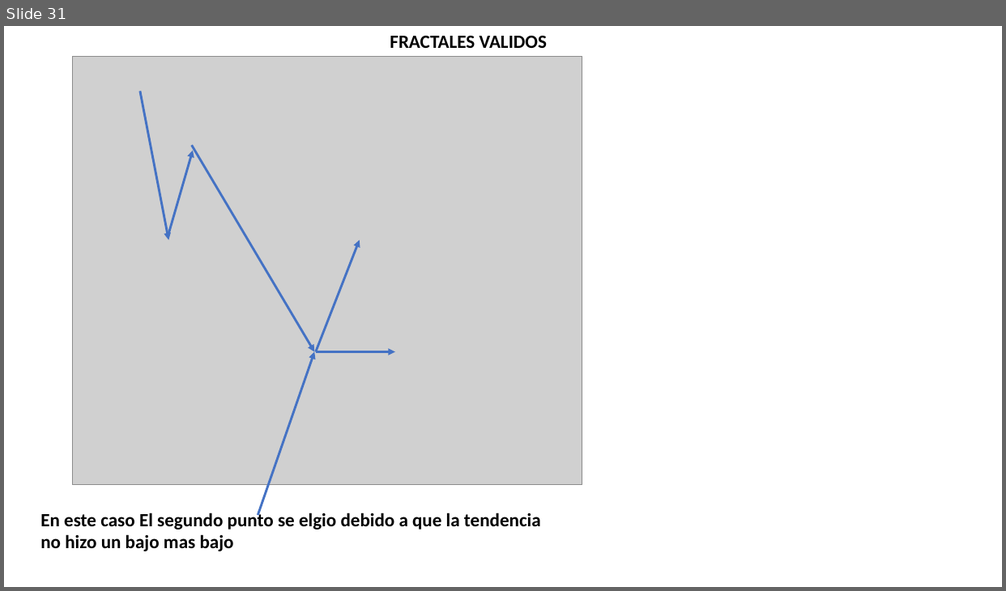
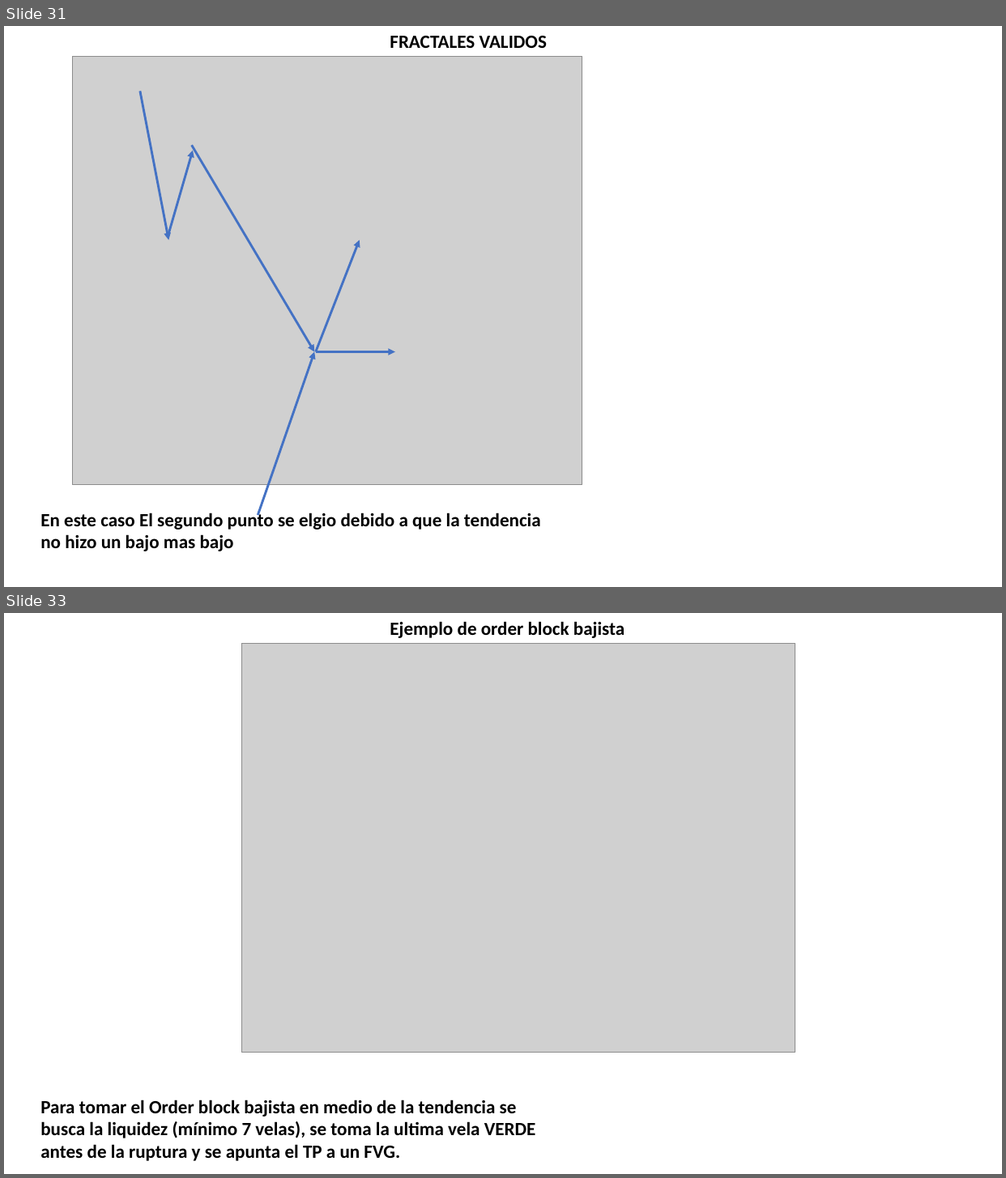
Before and after one commit to Edd1eware/Yields_Academy, a slide deck: Manual_YIELDS_ACADEMY.pptx. Shown one above the other, each under a label of ours: slide 31 before the commit, slides 31 and 33 after it; the slides between them are not shown. The pictures are 1006x591 and 1006x1178 pixels, drawn with LibreOffice and Linux fonts; fonts in the diff are those of the drawing; grey boxes stand for pictures. Boxes give left, top, right and bottom in pixels: in the first picture for what was removed or moved away, otherwise in the second. Text is boxed around its words. In the diff, an @@ line names an element or a change of style, - is before the commit and + after.

Commit message:
update orderblocks

```diff
--- a/Manual_YIELDS_ACADEMY.pptx
+++ b/Manual_YIELDS_ACADEMY.pptx
@@ slide 33 added at (x1=4, y1=613, x2=1002, y2=1174), background #FFFFFF @@
@@ text added at (x1=390, y1=621, x2=624, y2=638), 18 pt, text #000000, bold @@
+Ejemplo de order block bajista
@@ picture added at (x1=241, y1=643, x2=795, y2=1053) @@
@@ text added at (x1=40, y1=1100, x2=536, y2=1161), 18 pt, text #000000, bold @@
+Para tomar el Order block bajista en medio de la tendencia se busca la liquidez (mínimo 7 velas), se toma la ultima vela VERDE antes de la ruptura y se apunta el TP a un FVG.
```
Also in this commit, not shown: 1 slide changed, 4 other slides added.
